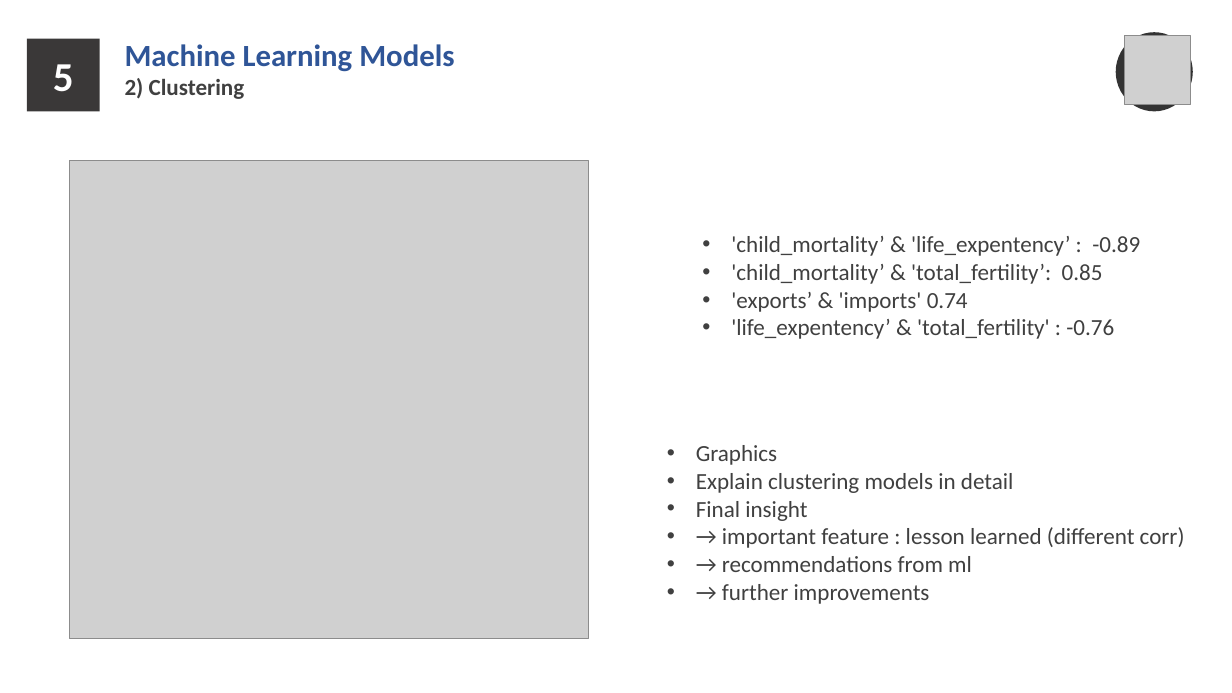
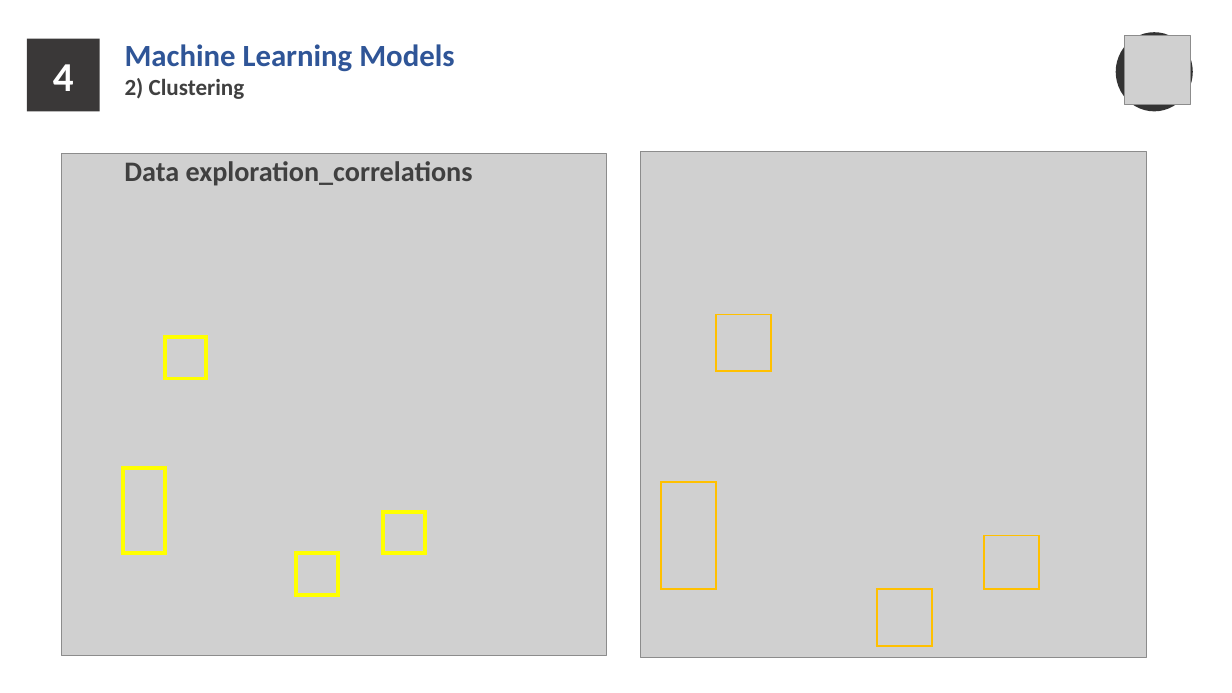
Before and after one commit to hej6853/Rowdy_Rooster_Project3, a slide deck: slide 10 of Factfulness_FINAL.pptx. Drawn at 1232x693 pixels with LibreOffice and Linux fonts; fonts in the diff are those of the drawing; grey boxes stand for pictures; background and template pictures are left out. Boxes give left, top, right and bottom in pixels: in the first picture for what was removed or moved away, otherwise in the second. Text is boxed around its words. In the diff, an @@ line names an element or a change of style, - is before the commit and + after.

```diff
--- a/Factfulness_FINAL.pptx
+++ b/Factfulness_FINAL.pptx
@@ text at <box>53,64,74,91</box>: text changed @@
-5
+4
@@ picture: place and size @@
-picture at <box>69,161,589,639</box>
+picture at <box>61,154,605,656</box>
@@ text added at <box>124,161,473,186</box>, 22 pt, text #404040, bold @@
+Data exploration_correlations
@@ picture added at <box>640,152,1146,657</box> @@
@@ text removed at <box>731,236,1140,339</box> @@
-• 'child_mortality’ & 'life_expentency’ : -0.89
-• 'child_mortality’ & 'total_fertility’: 0.85
-• 'exports’ & 'imports' 0.74
-• 'life_expentency’ & 'total_fertility' : -0.76
@@ rectangle added at <box>716,314,771,371</box>, outline #FFC000 1.5 pt @@
@@ rectangle added at <box>165,336,206,378</box>, outline #FFFF00 3 pt @@
@@ text removed at <box>696,445,1185,604</box> @@
-• Graphics
-• Explain clustering models in detail
-• Final insight
-• → important feature : lesson learned (different corr)
-• → recommendations from ml
-• → further improvements
@@ rectangle added at <box>123,468,165,553</box>, outline #FFFF00 3 pt @@
@@ rectangle added at <box>662,482,716,590</box>, outline #FFC000 1.5 pt @@
@@ rectangle added at <box>384,512,425,554</box>, outline #FFFF00 3 pt @@
@@ rectangle added at <box>984,536,1039,590</box>, outline #FFC000 1.5 pt @@
@@ rectangle added at <box>297,554,338,595</box>, outline #FFFF00 3 pt @@
@@ rectangle added at <box>877,590,932,646</box>, outline #FFC000 1.5 pt @@
```
Also in this commit, not shown: 5 other slides changed, 6 slides added, 11 slides removed, 8 other files.
